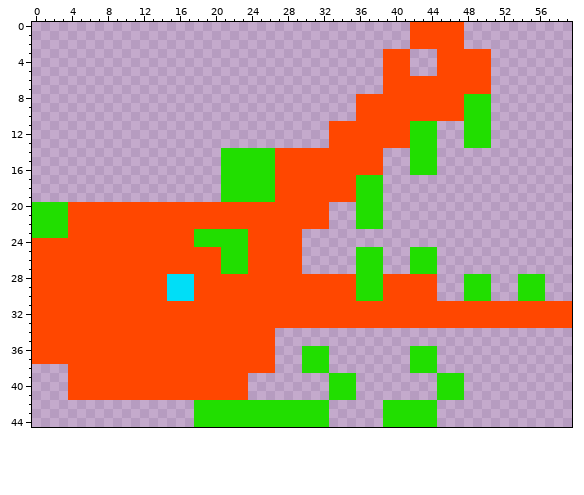
Two states of a pixel-art sprite, images/gatorhead.png. That is the earlier state.
The file is 60x45 pixels.
Now the later version:
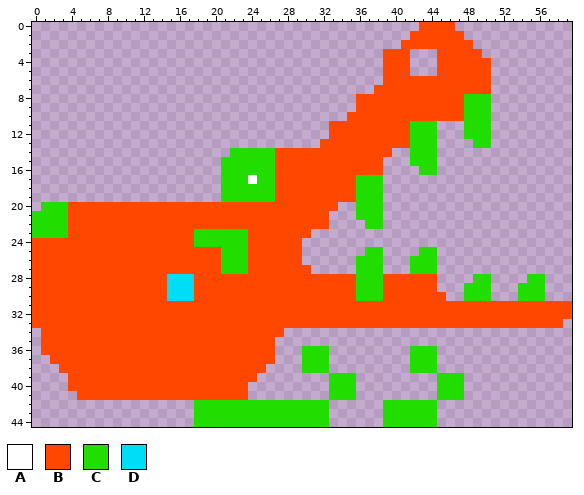
Palette (. is transparent): A #ffffff  B #ff4700  C #21de00  D #00def7
Diff:
y 0: x 42 B -> .; x 47 B -> .
y 2: x 41 . -> B; x 48 . -> B
y 3: x 50 B -> .
y 7: x 38 . -> B
y 10: x 35 . -> B
y 13: x 32 . -> B; x 48 C -> .
y 14: x 21 C -> .; x 39 . -> B
y 16: x 42 C -> .
y 17: x 24 C -> A
y 20: x 0 C -> .; x 33 . -> B
y 22: x 36 C -> .
y 23: x 30 . -> B
y 25: x 36 C -> .; x 42 C -> .
y 27: x 30 . -> B
y 28: x 48 C -> .; x 54 C -> .
y 30: x 45 . -> B
y 33: x 59 B -> .
y 34: x 0 B -> .; x 27 . -> B
y 35..36: x 0 B -> .
y 37: x 0..1 BB -> ..
y 38: x 3 . -> B; x 26 B -> .
y 39: x 24 . -> B
y 41: x 4 B -> .
